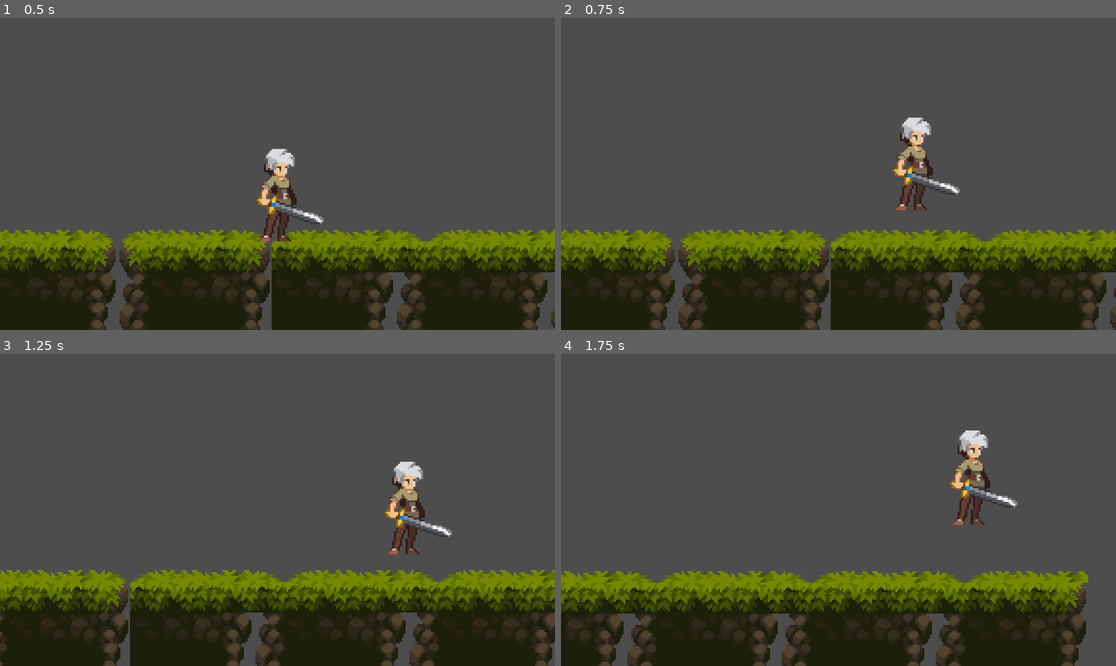
Above: before the commit, frames 1-4 (two rows, left to right).
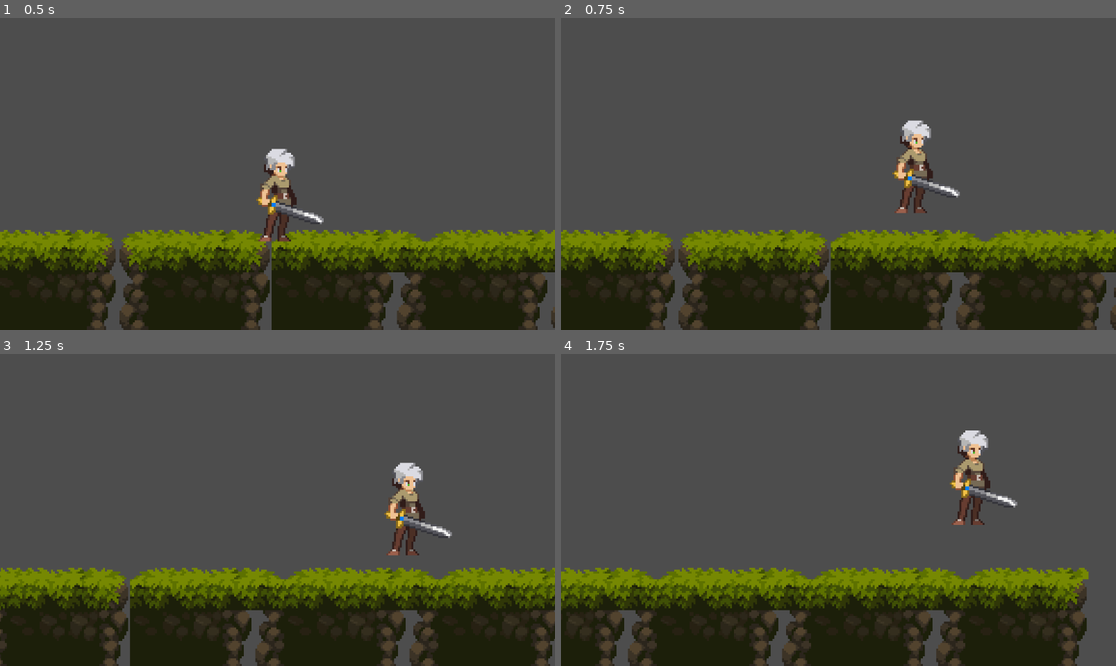
Above: after the commit, the same moments.

Repository: ohyeaaah/sidescroller
Game: Godot game, scene res://Levels/test_level.tscn
The game is run twice, just before and just after one commit, with the same random seed, the same clock (stepped at 60 frames per second) and the same inputs.
Inputs:
- Up to frame 1 (0.5 s): no input
- Up to frame 2 (0.75 s): hold D (right) from 0.53 s (still down); tap Space (jump) at 0.6 s
- Up to frame 3 (1.25 s): keep holding D (right); tap Space (jump) at 0.77, 1.07 s
- Up to frame 4 (1.75 s): keep holding D (right); tap Space (jump) at 1.35, 1.52 s

Frame 1 is identical in both runs. In frame 2, 1.0% of the frame differs, in the area x 59-72%, y 31-63%; in frame 3, 5.5%; in frame 4, 6.6%, in the area x 0-96%, y 68-100%.

Commit message:
Direction handling, jumping, movement frameworks entity engine

Diff:
--- a/ror_clone/Characters/entity.gd
+++ b/ror_clone/Characters/entity.gd
@@ -4,6 +4,8 @@
 @export var speed : float = 200.0
 @export var jump_velocity : float = -150.0
 @export var double_jump_velocity : float = -100.0
+
+var direction
 
 var gravity = ProjectSettings.get_setting("physics/2d/default_gravity")
 var has_double_jumped : bool = false
@@ -12,30 +14,27 @@
 func _ready():
 	pass # Replace with function body.
 
-func move(delta):
+func move(delta,dir):
 	if not is_on_floor():
 		velocity.y += gravity * delta
 	else:
 		has_double_jumped = false
+	if dir:
+		velocity.x = dir * speed
+	else:
+		velocity.x = move_toward(velocity.x, 0 , speed)
 
-	# Handle Jump.
-	if Input.is_action_just_pressed("jump"):
+	move_and_slide()
+
+#handles jumping
+#need to give enemies ability to jump without input
+func jump(delta):
 		if is_on_floor():
 			velocity.y = jump_velocity
 		elif not has_double_jumped:
 			velocity.y = double_jump_velocity
 			has_double_jumped = true
-
-
-	# Get the input direction and handle the movement/deceleration.
-	# As good practice, you should replace UI actions with custom gameplay actions.
-	var direction = Input.get_axis("left", "right")
-	if direction:
-		velocity.x = direction * speed
-	else:
-		velocity.x = move_toward(velocity.x, 0, speed)
-
-	move_and_slide()
+#handles moving
 
 
 # Called every frame. 'delta' is the elapsed time since the previous frame.
--- a/ror_clone/Characters/player.gd
+++ b/ror_clone/Characters/player.gd
@@ -1,5 +1,7 @@
 extends entity
 
-
 func _physics_process(delta):
-	move(delta)
+	direction = Input.get_axis("left", "right")
+	move(delta, direction)
+	if Input.is_action_just_pressed("jump"):
+		jump(delta)
--- a/ror_clone/Levels/test_level.tscn
+++ b/ror_clone/Levels/test_level.tscn
@@ -1,7 +1,7 @@
 [gd_scene load_steps=6 format=3 uid="uid://c8tfwu6gdmpvv"]
 
 [ext_resource type="Texture2D" uid="uid://bsvksbqmnchm5" path="res://art/Legacy-Fantasy - High Forest 2.3/Assets/Tiles.png" id="1_wqpfx"]
-[ext_resource type="Script" path="res://Levels/entity.gd" id="2_brugl"]
+[ext_resource type="Script" path="res://Characters/entity.gd" id="2_brugl"]
 [ext_resource type="PackedScene" uid="uid://dcimtq0b3fmmj" path="res://Characters/player.tscn" id="2_cyri2"]
 
 [sub_resource type="TileSetAtlasSource" id="TileSetAtlasSource_7qarp"]
